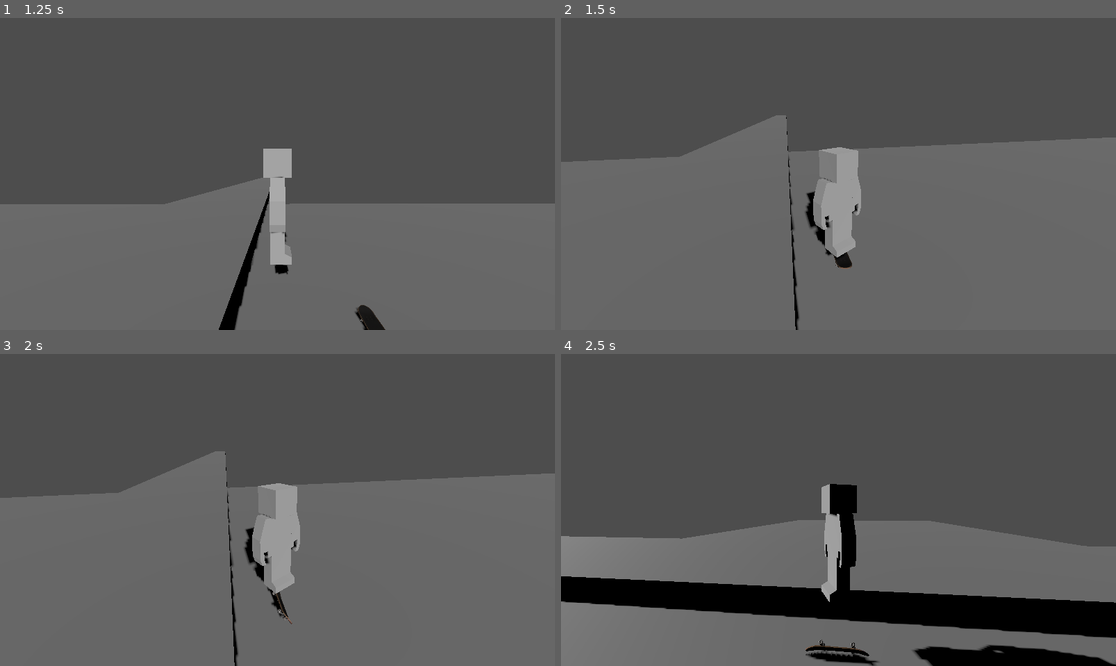
Above: before the commit, frames 1-4 (two rows, left to right).
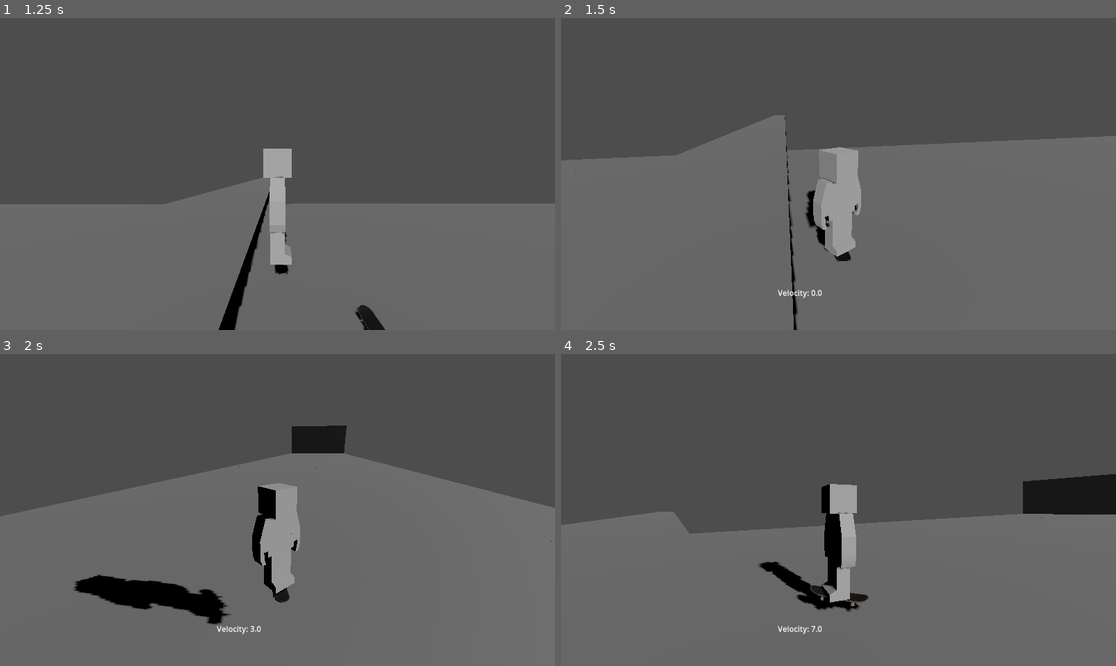
Above: after the commit, the same moments.

Repository: crepuljastefan/godot-skater-game
Game: Godot game, scene res://main.tscn
Same seed, same stepped clock (60 frames per second), same inputs: the game is played once before the commit and once after it.
Inputs (mouse positions are in pixels of both pictures, inside the frame that each line leads up to):
- Up to frame 1 (1.25 s): move the mouse to (305, 174) at 0.52 s; hold D (move_right) from 0.53 s (still down); tap W (drive) at 0.6 s; tap Space (jump) at 0.77 s
- Up to frame 2 (1.5 s): move the mouse to (810, 174) at 1.27 s; release D (move_right) at 1.28 s; hold S (brake) from 1.28 s (still down); tap F (mount_vehicle) at 1.35 s
- Up to frame 3 (2 s): keep holding S (brake); tap Space (jump) at 1.52 s
- Up to frame 4 (2.5 s): move the mouse to (849, 503) at 2.02 s; release S (brake) at 2.03 s; hold D (move_right) from 2.03 s (still down); tap W (drive) at 2.1 s

Frame 1 is identical in both runs. In frame 2, 1.1% of the frame differs, in the area x 0-100%, y 31-100%; in frame 3, 9.3%; in frame 4, 20%, in the area x 0-100%, y 38-100%.
Error before the commit: Invalid assignment of property or key 'visible' with value of type 'bool' on a base object of type 'null instance'. (res://Scenes/skate.gd:16)

Commit message:
Fixed animations (skate was rotated at the end on x-axis), added Label for tracking velocity of skate.

Diff:
--- a/Scenes/skate.tscn
+++ b/Scenes/skate.tscn
@@ -49,6 +49,67 @@
 "values": [Vector3(0, 0, 0)]
 }
 
+[sub_resource type="Animation" id="Animation_soxiv"]
+resource_name = "dopefein"
+tracks/0/type = "value"
+tracks/0/imported = false
+tracks/0/enabled = true
+tracks/0/path = NodePath("Sketchfab_Scene:rotation")
+tracks/0/interp = 2
+tracks/0/loop_wrap = true
+tracks/0/keys = {
+"times": PackedFloat32Array(0, 0.9),
+"transitions": PackedFloat32Array(1, 1),
+"update": 0,
+"values": [Vector3(0, 0, 0), Vector3(0, 6.28319, -6.28319)]
+}
+
+[sub_resource type="Animation" id="Animation_vg3c5"]
+resource_name = "fs shuv"
+tracks/0/type = "value"
+tracks/0/imported = false
+tracks/0/enabled = true
+tracks/0/path = NodePath("Sketchfab_Scene:rotation")
+tracks/0/interp = 1
+tracks/0/loop_wrap = true
+tracks/0/keys = {
+"times": PackedFloat32Array(0, 0.2),
+"transitions": PackedFloat32Array(1, 1),
+"update": 0,
+"values": [Vector3(0, 0, 0), Vector3(0, 3.14159, 0)]
+}
+
+[sub_resource type="Animation" id="Animation_nycm7"]
+resource_name = "hardflipp"
+tracks/0/type = "value"
+tracks/0/imported = false
+tracks/0/enabled = true
+tracks/0/path = NodePath("Sketchfab_Scene:rotation")
+tracks/0/interp = 2
+tracks/0/loop_wrap = true
+tracks/0/keys = {
+"times": PackedFloat32Array(0, 0.5),
+"transitions": PackedFloat32Array(1, 0.307787),
+"update": 0,
+"values": [Vector3(0, 0, 0), Vector3(0, 3.14159, -6.28319)]
+}
+
+[sub_resource type="Animation" id="Animation_4uep3"]
+resource_name = "heel!!"
+length = 0.55
+tracks/0/type = "value"
+tracks/0/imported = false
+tracks/0/enabled = true
+tracks/0/path = NodePath("Sketchfab_Scene:rotation")
+tracks/0/interp = 1
+tracks/0/loop_wrap = true
+tracks/0/keys = {
+"times": PackedFloat32Array(0, 0.46),
+"transitions": PackedFloat32Array(1, 1),
+"update": 0,
+"values": [Vector3(0, 0, 0), Vector3(0, 0, 6.28319)]
+}
+
 [sub_resource type="Animation" id="Animation_kolag"]
 resource_name = "kickflip"
 length = 0.5
@@ -63,6 +124,21 @@
 "transitions": PackedFloat32Array(1, 1, 1, 1),
 "update": 0,
 "values": [Vector3(0, 0, 0), Vector3(-0.174533, 0, 3.14159), Vector3(-0.174533, 0, 6.28319), Vector3(0, 0, 6.28319)]
+}
+
+[sub_resource type="Animation" id="Animation_f0x02"]
+resource_name = "lazerflip"
+tracks/0/type = "value"
+tracks/0/imported = false
+tracks/0/enabled = true
+tracks/0/path = NodePath("Sketchfab_Scene:rotation")
+tracks/0/interp = 2
+tracks/0/loop_wrap = true
+tracks/0/keys = {
+"times": PackedFloat32Array(0, 0.7),
+"transitions": PackedFloat32Array(1, 1),
+"update": 0,
+"values": [Vector3(0, 0, 0), Vector3(0, 6.28319, 6.28319)]
 }
 
 [sub_resource type="Animation" id="Animation_b0wo0"]
@@ -108,36 +184,6 @@
 "values": [Vector3(0, 0, 0), Vector3(0, 3.14159, 0)]
 }
 
-[sub_resource type="Animation" id="Animation_vg3c5"]
-resource_name = "fs shuv"
-tracks/0/type = "value"
-tracks/0/imported = false
-tracks/0/enabled = true
-tracks/0/path = NodePath("Sketchfab_Scene:rotation")
-tracks/0/interp = 1
-tracks/0/loop_wrap = true
-tracks/0/keys = {
-"times": PackedFloat32Array(0, 0.2),
-"transitions": PackedFloat32Array(1, 1),
-"update": 0,
-"values": [Vector3(0, 0, 0), Vector3(0, 3.14159, 0)]
-}
-
-[sub_resource type="Animation" id="Animation_nycm7"]
-resource_name = "hardflipp"
-tracks/0/type = "value"
-tracks/0/imported = false
-tracks/0/enabled = true
-tracks/0/path = NodePath("Sketchfab_Scene:rotation")
-tracks/0/interp = 2
-tracks/0/loop_wrap = true
-tracks/0/keys = {
-"times": PackedFloat32Array(0, 0.5),
-"transitions": PackedFloat32Array(1, 0.307787),
-"update": 0,
-"values": [Vector3(0, 0, 0), Vector3(0, 3.14159, -6.28319)]
-}
-
 [sub_resource type="Animation" id="Animation_5emtc"]
 resource_name = "trifip"
 tracks/0/type = "value"
@@ -151,52 +197,6 @@
 "transitions": PackedFloat32Array(1, 1, 1),
 "update": 0,
 "values": [Vector3(0, 0, 0), Vector3(0.0872665, -6.28319, -6.28319), Vector3(0, -6.28319, -6.28319)]
-}
-
-[sub_resource type="Animation" id="Animation_soxiv"]
-resource_name = "dopefein"
-tracks/0/type = "value"
-tracks/0/imported = false
-tracks/0/enabled = true
-tracks/0/path = NodePath("Sketchfab_Scene:rotation")
-tracks/0/interp = 2
-tracks/0/loop_wrap = true
-tracks/0/keys = {
-"times": PackedFloat32Array(0, 0.9),
-"transitions": PackedFloat32Array(1, 1),
-"update": 0,
-"values": [Vector3(0, 0, 0), Vector3(0, 6.28319, -6.28319)]
-}
-
-[sub_resource type="Animation" id="Animation_f0x02"]
-resource_name = "lazerflip"
-tracks/0/type = "value"
-tracks/0/imported = false
-tracks/0/enabled = true
-tracks/0/path = NodePath("Sketchfab_Scene:rotation")
-tracks/0/interp = 2
-tracks/0/loop_wrap = true
-tracks/0/keys = {
-"times": PackedFloat32Array(0, 0.7),
-"transitions": PackedFloat32Array(1, 1),
-"update": 0,
-"values": [Vector3(0, 0, 0), Vector3(0, 6.28319, 6.28319)]
-}
-
-[sub_resource type="Animation" id="Animation_4uep3"]
-resource_name = "heel!!"
-length = 0.55
-tracks/0/type = "value"
-tracks/0/imported = false
-tracks/0/enabled = true
-tracks/0/path = NodePath("Sketchfab_Scene:rotation")
-tracks/0/interp = 1
-tracks/0/loop_wrap = true
-tracks/0/keys = {
-"times": PackedFloat32Array(0, 0.46),
-"transitions": PackedFloat32Array(1, 1),
-"update": 0,
-"values": [Vector3(0, 0, 0), Vector3(0, 0, 6.28319)]
 }
 
 [sub_resource type="AnimationLibrary" id="AnimationLibrary_my1ux"]
@@ -280,4 +280,13 @@
 [node name="RayCast3D4" type="RayCast3D" parent="."]
 transform = Transform3D(1, 0, 0, 0, 0.14, 0, 0, 0, 1, 0.388773, -0.18494, -0.891297)
 
+[node name="CanvasLayer" type="CanvasLayer" parent="."]
+
+[node name="Label" type="Label" parent="CanvasLayer"]
+offset_left = 450.0
+offset_top = 559.0
+offset_right = 511.0
+offset_bottom = 582.0
+text = "Velocity"
+
 [editable path="Sketchfab_Scene"]
